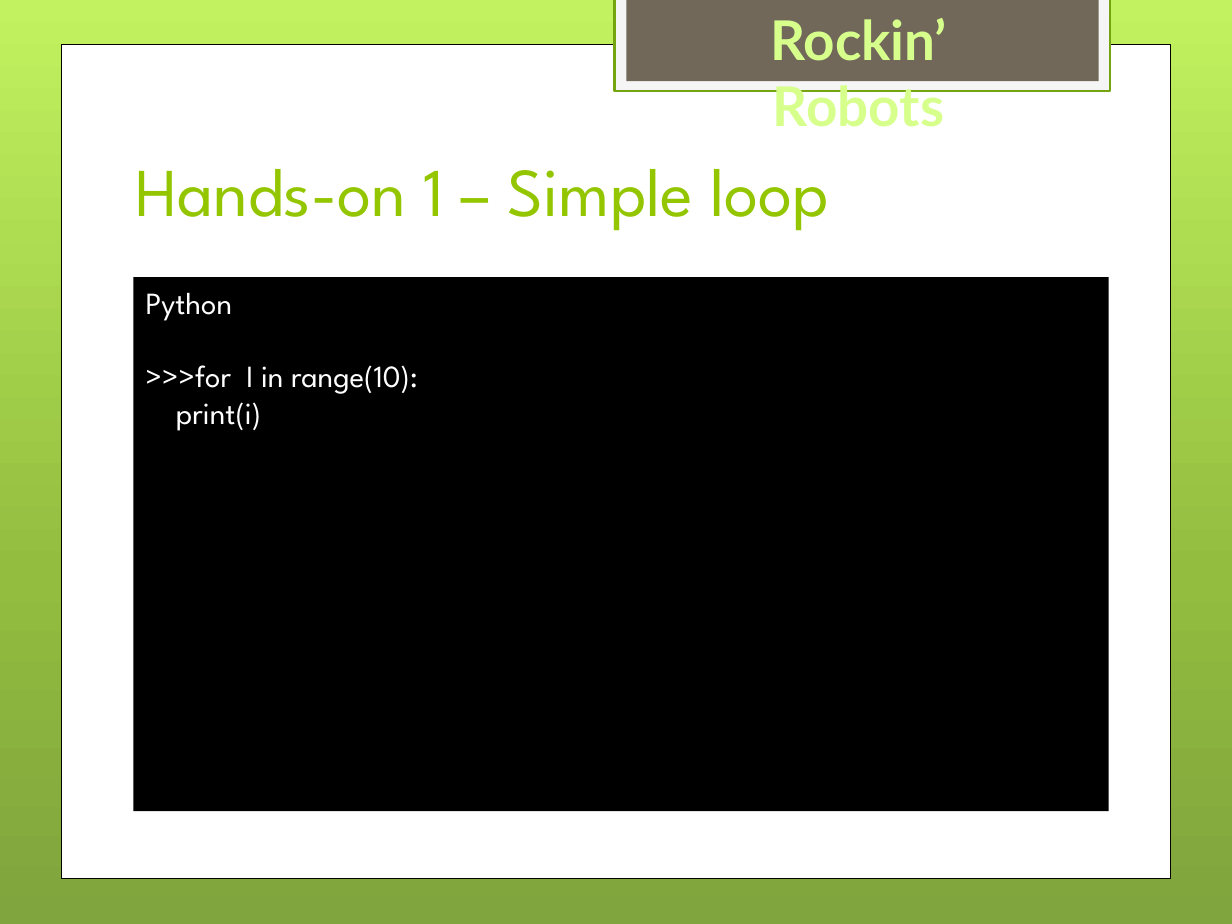
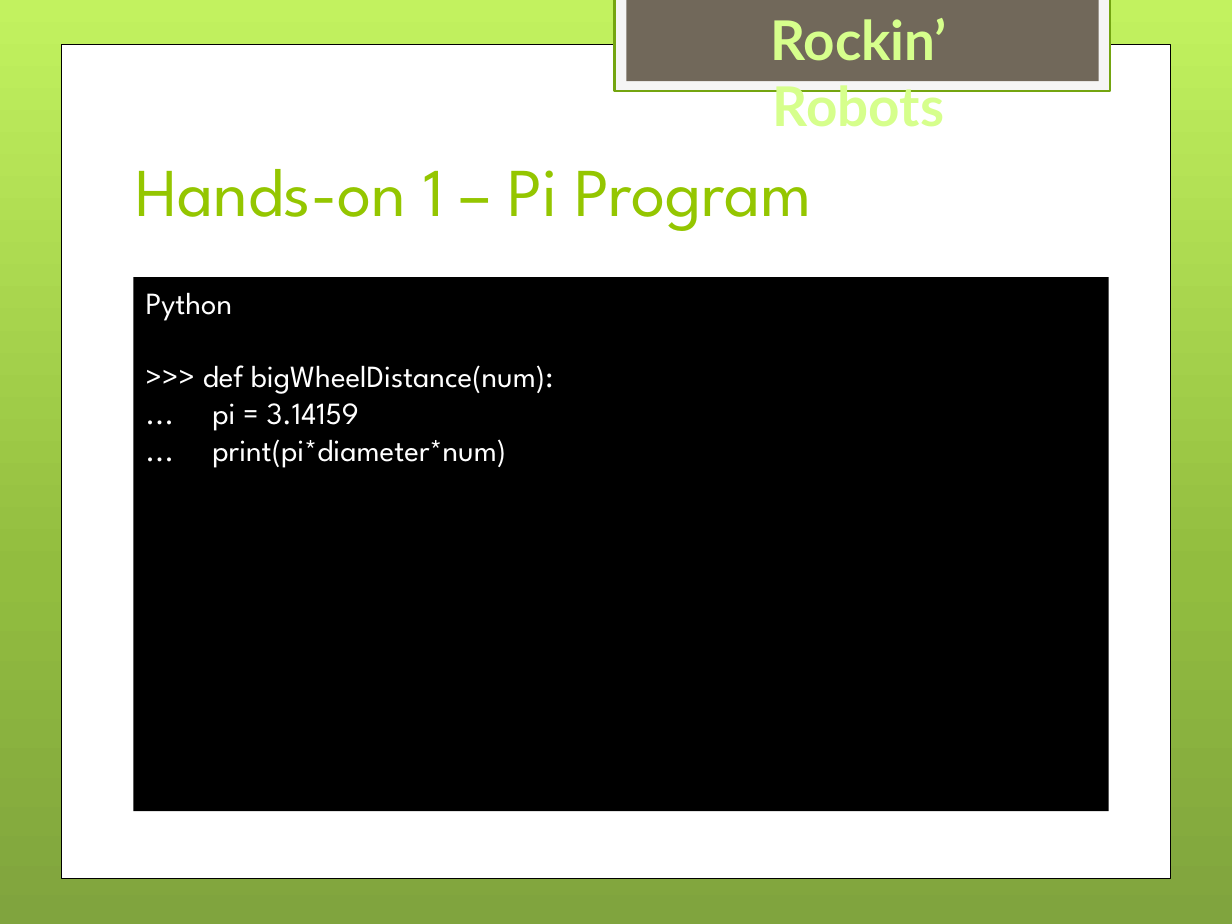
Before and after one commit to drahmel/el-segundo-girl-scouts-robotics-2017, a slide deck: slide 6 of meeting-6-circle-wheel/Girl Scouts LEGO Robotics - Meeting 6 - Wheel and Circle.pptx. Drawn at 1232x924 pixels with LibreOffice and Linux fonts; fonts in the diff are those of the drawing; background and template pictures are left out. Boxes give left, top, right and bottom in pixels: in the first picture for what was removed or moved away, otherwise in the second. Text is boxed around its words. In the diff, an @@ line names an element or a change of style, - is before the commit and + after.

```diff
--- a/meeting-6-circle-wheel/Girl Scouts LEGO Robotics - Meeting 6 - Wheel and Circle.pptx
+++ b/meeting-6-circle-wheel/Girl Scouts LEGO Robotics - Meeting 6 - Wheel and Circle.pptx
@@ title at [136,169,813,231]: text changed @@
-Hands-on 1 – Simple loop
+Hands-on 1 – Pi Program
@@ text in rectangle at [203,365,553,468]: text changed @@
->>>for I in range(10):
-print(i)
+>>> def bigWheelDistance(num):
+... pi = 3.14159
+... print(pi*diameter*num)
```
Also in this commit, not shown: 1 other slide changed, 2 slides removed.
